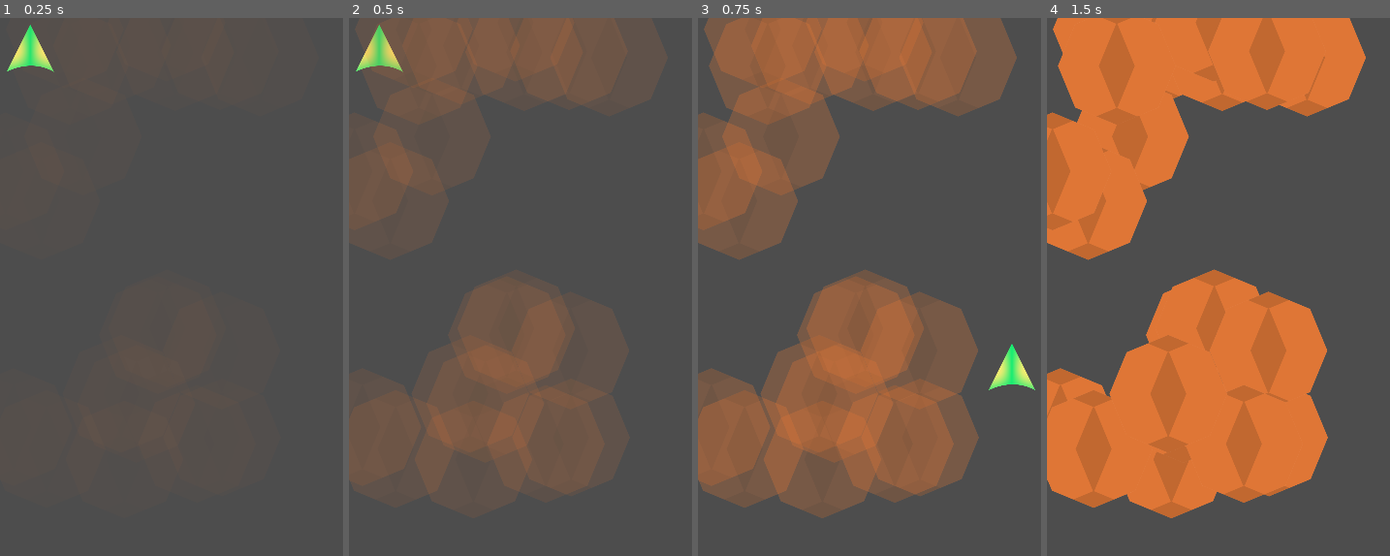
Above: before the commit, frames 1-4 (left to right).
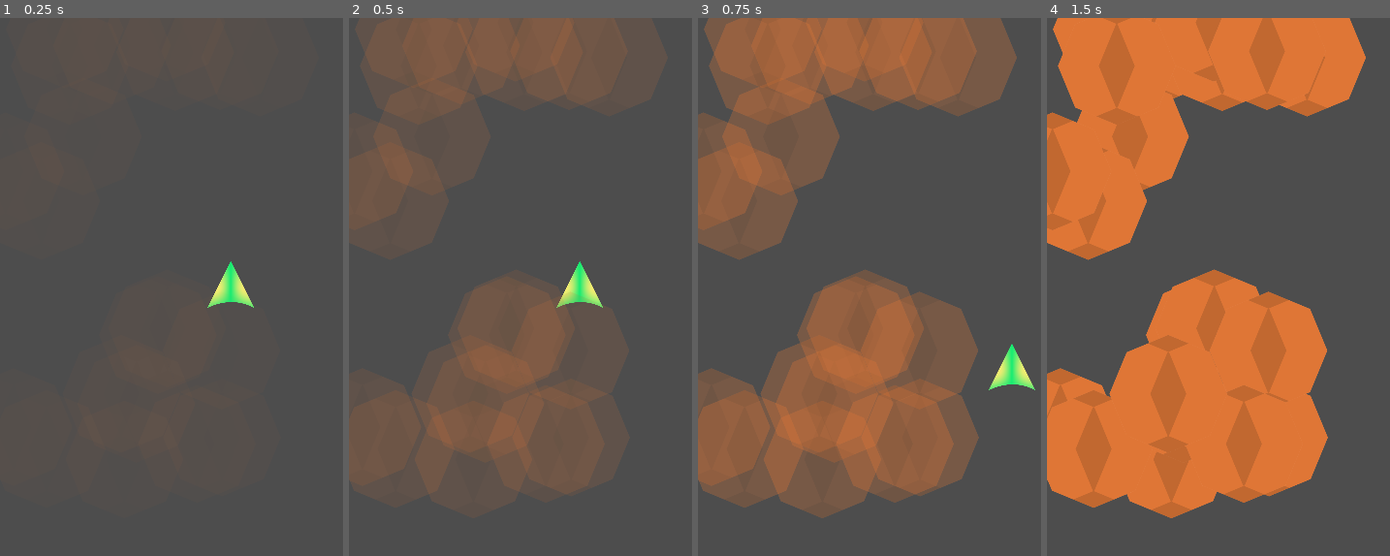
Above: after the commit, the same moments.

Repository: youngjaeahn1995/shapeship-run
Game: Godot game, scene res://Main.tscn
The game is run twice, just before and just after one commit, with the same random seed, the same clock (stepped at 60 frames per second) and the same inputs.
Inputs (mouse positions are in pixels of both pictures, inside the frame that each line leads up to):
- Up to frame 1 (0.25 s): no input
- Up to frame 2 (0.5 s): no input
- Up to frame 3 (0.75 s): move the mouse to (1013, 367) at 0.52 s; click (1013, 367) at 0.67 s
- Up to frame 4 (1.5 s): move the mouse to (1177, 443) at 1.27 s; click (1177, 443) at 1.42 s

The runs differ from the first frame. In frame 1, 1.0% of the frame differs, in the area x 1-75%, y 1-54%; in frame 2, 1.0%; in frame 3, nothing differs; in frame 4, nothing differs.

Commit message:
Starting to create wall obstacles

Diff:
--- a/Main.tscn
+++ b/Main.tscn
@@ -6,5 +6,6 @@
 [node name="Main" type="Node2D"]
 
 [node name="Character" parent="." instance=ExtResource("1_0cif6")]
+position = Vector2(381, 440)
 
 [node name="fading_polygon" parent="." instance=ExtResource("2_5w41c")]
--- a/scenes/obstacles/Node.gd
+++ /dev/null
@@ -1,11 +0,0 @@
-extends Node
-
-
-# Called when the node enters the scene tree for the first time.
-func _ready():
-	pass # Replace with function body.
-
-
-# Called every frame. 'delta' is the elapsed time since the previous frame.
-func _process(delta):
-	pass
--- /dev/null
+++ b/scenes/obstacles/collapsing_wall/CollisionShape2D.gd
@@ -0,0 +1,16 @@
+extends CollisionShape2D
+
+var sprite: Sprite2D
+
+# Called when the node enters the scene tree for the first time.
+func _ready():
+	var screen_size_y = get_viewport().get_size().y
+	position.y = screen_size_y / 2
+
+	sprite = $"../Sprite2D"
+
+
+# Called every frame. 'delta' is the elapsed time since the previous frame.
+func _process(delta):
+	if (sprite):
+		shape.size = sprite.texture.get_size() * sprite.scale
--- /dev/null
+++ b/scenes/obstacles/collapsing_wall/collapsing_wall.tscn
@@ -0,0 +1,3 @@
+[gd_scene format=3 uid="uid://bkixrvhg2escx"]
+
+[node name="collapsing_wall" type="Node"]
--- /dev/null
+++ b/scenes/obstacles/collapsing_wall/left_wall.gd
@@ -0,0 +1,12 @@
+extends StaticBody2D
+
+# Called when the node enters the scene tree for the first time.
+func _ready():
+	var sprite = $Sprite2D
+	var screen_size = get_viewport().get_size()
+	var scale_ratio = screen_size.y / sprite.texture.get_size().y
+	sprite.scale = Vector2(sprite.scale.x, scale_ratio)
+
+# Called every frame. 'delta' is the elapsed time since the previous frame.
+func _process(delta):
+	pass
--- /dev/null
+++ b/scenes/obstacles/collapsing_wall/left_wall.tscn
@@ -0,0 +1,21 @@
+[gd_scene load_steps=5 format=3 uid="uid://bjijrj15bv1cf"]
+
+[ext_resource type="Script" path="res://scenes/obstacles/collapsing_wall/left_wall.gd" id="1_2qwxw"]
+[ext_resource type="Texture2D" uid="uid://b86eqdo1vy7s7" path="res://assets/obstacles/square.png" id="2_agv34"]
+[ext_resource type="Script" path="res://scenes/obstacles/collapsing_wall/CollisionShape2D.gd" id="3_d387s"]
+
+[sub_resource type="RectangleShape2D" id="RectangleShape2D_ynopj"]
+size = Vector2(100, 487)
+
+[node name="LeftWall" type="StaticBody2D"]
+script = ExtResource("1_2qwxw")
+
+[node name="Sprite2D" type="Sprite2D" parent="."]
+scale = Vector2(0.25, 0.5)
+texture = ExtResource("2_agv34")
+offset = Vector2(200, 200)
+
+[node name="CollisionShape2D" type="CollisionShape2D" parent="."]
+position = Vector2(50, 39.5)
+shape = SubResource("RectangleShape2D_ynopj")
+script = ExtResource("3_d387s")
--- a/scenes/obstacles/fading_polygon.tscn
+++ /dev/null
@@ -1,10 +0,0 @@
-[gd_scene load_steps=3 format=3 uid="uid://rpjgushnmywh"]
-
-[ext_resource type="Script" path="res://scenes/obstacles/fading_polygon.gd" id="1_epnmf"]
-[ext_resource type="PackedScene" uid="uid://be0u5attgagen" path="res://scenes/obstacles/octogon.tscn" id="1_ymcvi"]
-
-[node name="fading_polygon" type="Node"]
-script = ExtResource("1_epnmf")
-instance_scene = ExtResource("1_ymcvi")
-
-[node name="Timer" type="Timer" parent="."]
--- /dev/null
+++ b/scenes/obstacles/fading_polygon/fading_polygon.tscn
@@ -0,0 +1,10 @@
+[gd_scene load_steps=3 format=3 uid="uid://rpjgushnmywh"]
+
+[ext_resource type="Script" path="res://scenes/obstacles/fading_polygon/fading_polygon.gd" id="1_modnx"]
+[ext_resource type="PackedScene" uid="uid://be0u5attgagen" path="res://scenes/obstacles/fading_polygon/octogon.tscn" id="2_fepx0"]
+
+[node name="fading_polygon" type="Node"]
+script = ExtResource("1_modnx")
+instance_scene = ExtResource("2_fepx0")
+
+[node name="Timer" type="Timer" parent="."]
--- a/scenes/obstacles/octogon.tscn
+++ b/scenes/obstacles/fading_polygon/octogon.tscn
@@ -1,15 +1,16 @@
 [gd_scene load_steps=3 format=3 uid="uid://be0u5attgagen"]
 
-[ext_resource type="Texture2D" uid="uid://bbvoo35f3631n" path="res://assets/obstacles/octogon.png" id="1_uihhc"]
-[ext_resource type="Script" path="res://scenes/obstacles/octogon.gd" id="1_uu83n"]
+[ext_resource type="Script" path="res://scenes/obstacles/fading_polygon/octogon.gd" id="1_75leb"]
+[ext_resource type="Texture2D" uid="uid://bbvoo35f3631n" path="res://assets/obstacles/octogon.png" id="2_vfxc4"]
 
 [node name="Octogon" type="Area2D"]
-script = ExtResource("1_uu83n")
+script = ExtResource("1_75leb")
 
 [node name="Sprite2D" type="Sprite2D" parent="."]
 modulate = Color(1, 1, 1, 0)
 scale = Vector2(0.5, 0.5)
-texture = ExtResource("1_uihhc")
+texture = ExtResource("2_vfxc4")
 
 [node name="CollisionPolygon2D" type="CollisionPolygon2D" parent="."]
 polygon = PackedVector2Array(0, -97, 69, -68, 98, 0, 69, 68, 0, 97, -69, 69, -97, 1, -69, -69)
+disabled = true
--- a/scenes/obstacles/rain.tscn
+++ /dev/null
@@ -1,14 +0,0 @@
-[gd_scene load_steps=3 format=3 uid="uid://d4atpmowy6p4v"]
-
-[ext_resource type="Script" path="res://scenes/obstacles/rain.gd" id="1_hqj7h"]
-[ext_resource type="PackedScene" uid="uid://s02fyimm4epr" path="res://scenes/obstacles/ball.tscn" id="2_od85o"]
-
-[node name="rain" type="Node"]
-script = ExtResource("1_hqj7h")
-instance_scene = ExtResource("2_od85o")
-
-[node name="Timer" type="Timer" parent="."]
-wait_time = 0.25
-autostart = true
-
-[connection signal="timeout" from="Timer" to="." method="_on_timer_timeout"]
--- a/scenes/obstacles/ball.tscn
+++ b/scenes/obstacles/rain/ball.tscn
@@ -1,16 +1,16 @@
 [gd_scene load_steps=4 format=3 uid="uid://s02fyimm4epr"]
 
-[ext_resource type="Script" path="res://scenes/obstacles/ball.gd" id="1_0yv2x"]
-[ext_resource type="Texture2D" uid="uid://d3425hlov72tb" path="res://assets/obstacles/ball.png" id="1_x5160"]
+[ext_resource type="Script" path="res://scenes/obstacles/rain/ball.gd" id="1_lg57d"]
+[ext_resource type="Texture2D" uid="uid://d3425hlov72tb" path="res://assets/obstacles/ball.png" id="2_ee0ms"]
 
 [sub_resource type="CircleShape2D" id="CircleShape2D_et8p8"]
 
 [node name="Ball" type="RigidBody2D"]
-script = ExtResource("1_0yv2x")
+script = ExtResource("1_lg57d")
 
 [node name="Sprite2D" type="Sprite2D" parent="."]
 scale = Vector2(0.15, 0.15)
-texture = ExtResource("1_x5160")
+texture = ExtResource("2_ee0ms")
 
 [node name="CollisionShape2D" type="CollisionShape2D" parent="."]
 shape = SubResource("CircleShape2D_et8p8")
--- /dev/null
+++ b/scenes/obstacles/rain/rain.tscn
@@ -0,0 +1,14 @@
+[gd_scene load_steps=3 format=3 uid="uid://d4atpmowy6p4v"]
+
+[ext_resource type="Script" path="res://scenes/obstacles/rain/rain.gd" id="1_p6whs"]
+[ext_resource type="PackedScene" uid="uid://s02fyimm4epr" path="res://scenes/obstacles/rain/ball.tscn" id="2_s23a6"]
+
+[node name="rain" type="Node"]
+script = ExtResource("1_p6whs")
+instance_scene = ExtResource("2_s23a6")
+
+[node name="Timer" type="Timer" parent="."]
+wait_time = 0.25
+autostart = true
+
+[connection signal="timeout" from="Timer" to="." method="_on_timer_timeout"]
Binary file added: assets/obstacles/square.png
Not shown, added: assets/obstacles/square.png.import
Renamed: scenes/obstacles/fading_polygon.gd -> scenes/obstacles/fading_polygon/fading_polygon.gd
Renamed: scenes/obstacles/octogon.gd -> scenes/obstacles/fading_polygon/octogon.gd
Renamed: scenes/obstacles/ball.gd -> scenes/obstacles/rain/ball.gd
Renamed: scenes/obstacles/rain.gd -> scenes/obstacles/rain/rain.gd
